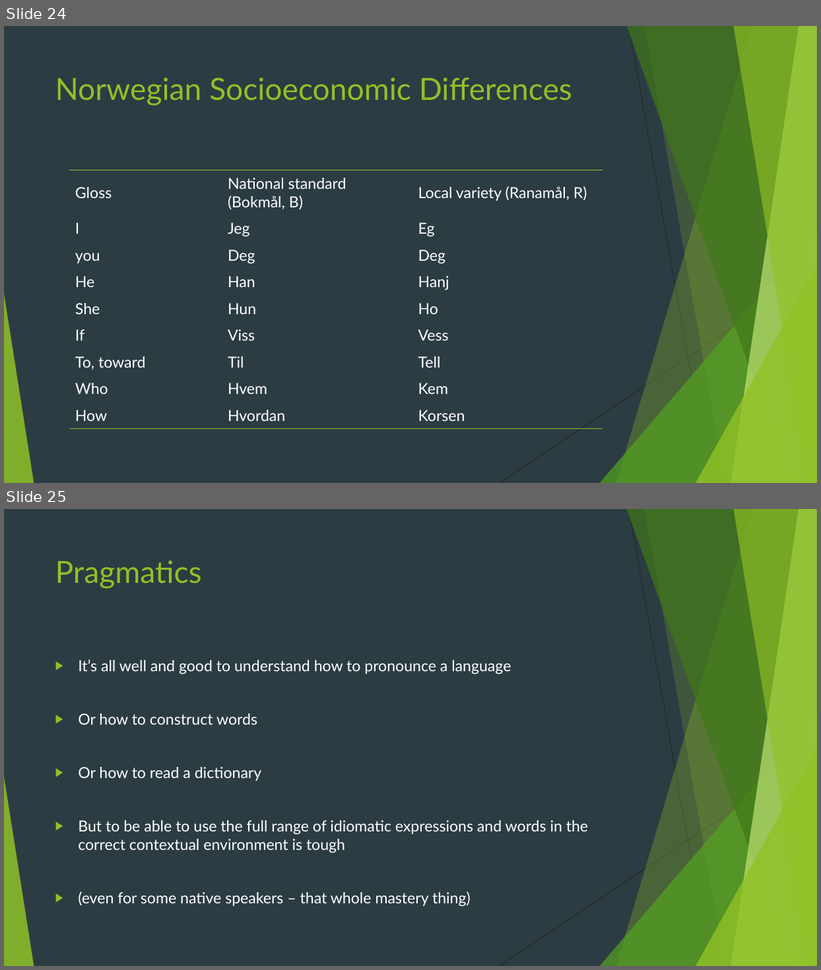
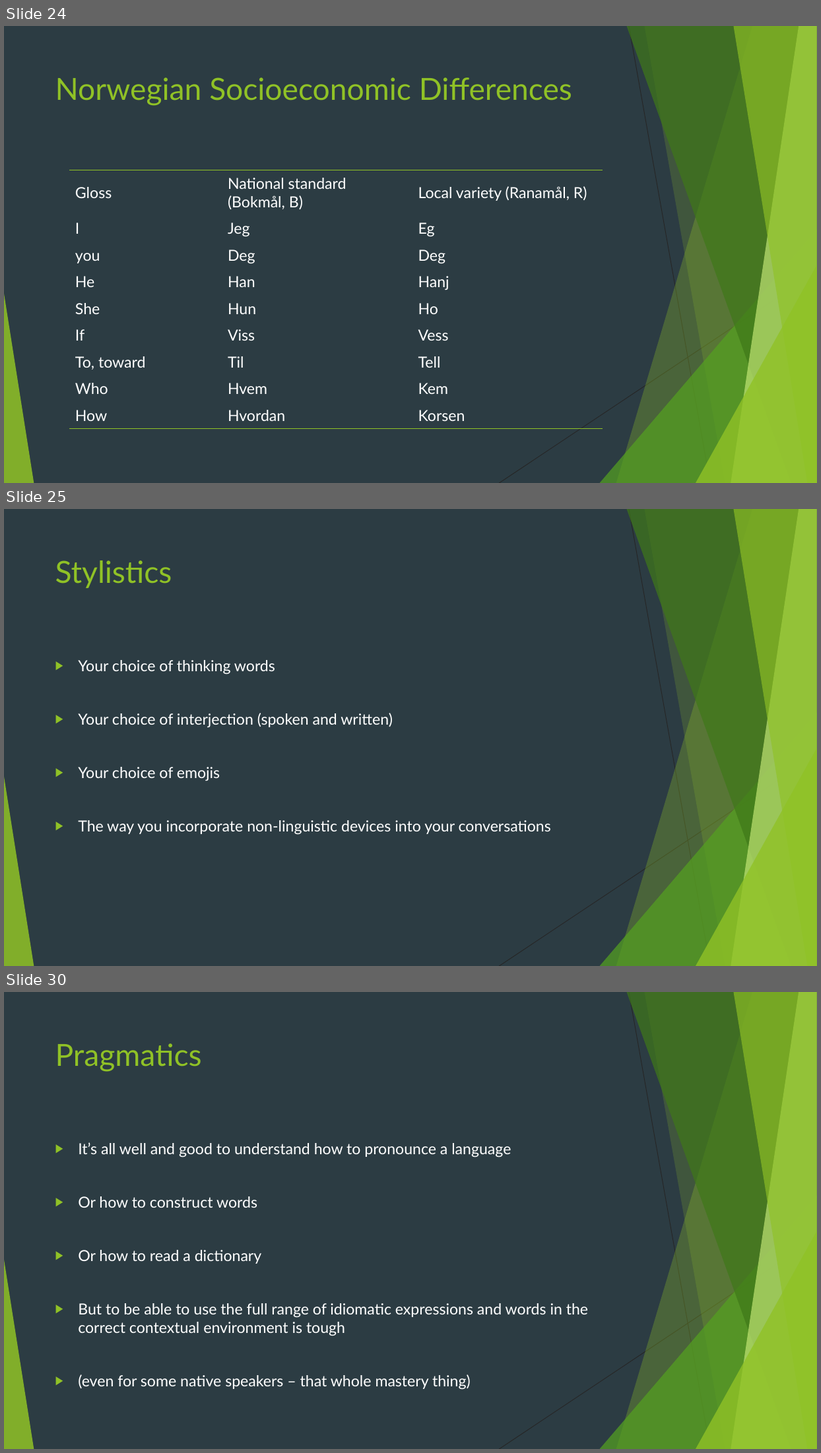
Before and after one commit to krownniuqjk/Lectures, a slide deck: Short Course in Linguistics Wk 5.pptx. Shown one above the other, each under a label of ours: slides 24 and 25 before the commit, slides 24, 25 and 30 after it; the slides between them are not shown. The pictures are 821x970 and 821x1453 pixels, drawn with LibreOffice and Linux fonts; fonts in the diff are those of the drawing. Boxes give left, top, right and bottom in pixels: in the first picture for what was removed or moved away, otherwise in the second. Text is boxed around its words. In the diff, an @@ line names an element or a change of style, - is before the commit and + after.

```diff
--- a/Short Course in Linguistics Wk 5.pptx
+++ b/Short Course in Linguistics Wk 5.pptx
@@ slide 25 added at (x1=4, y1=509, x2=817, y2=966), background #2C3C43; not listed: 10 template elements that a slide beside it also shows @@
@@ title added at (x1=55, y1=560, x2=172, y2=588), 36 pt, text #90C226 @@
+Stylistics
@@ text added at (x1=78, y1=660, x2=551, y2=835), 18 pt, text #FFFFFF @@
+▶ Your choice of thinking words
+▶ Your choice of interjection (spoken and written)
+▶ Your choice of emojis
+▶ The way you incorporate non-linguistic devices into your conversations
@@ what was slide 25 is now slide 30 @@
```
Also in this commit, not shown: 1 slide changed, 4 other slides added, 1 slide removed.
